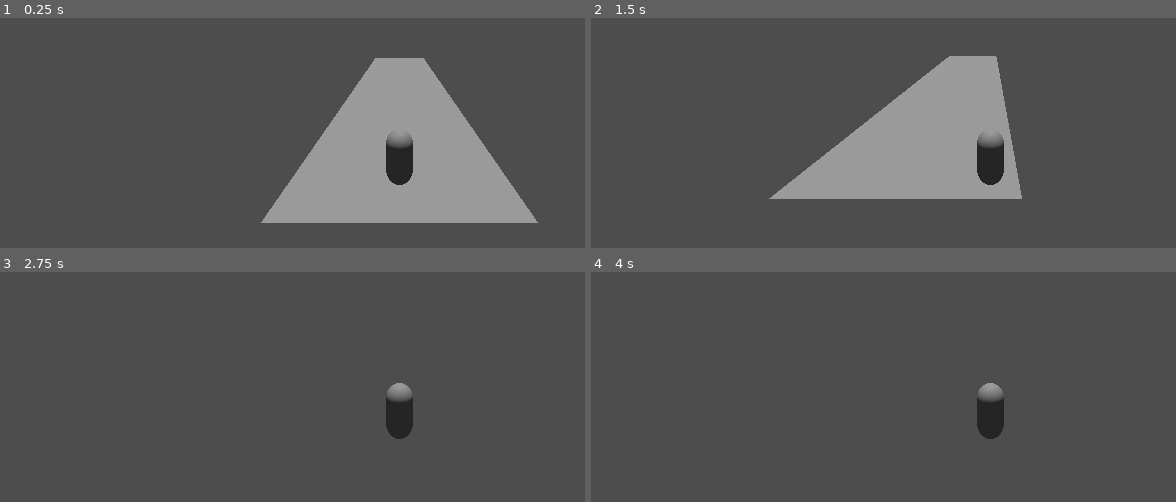
Above: before the commit, frames 1-4 (two rows, left to right).
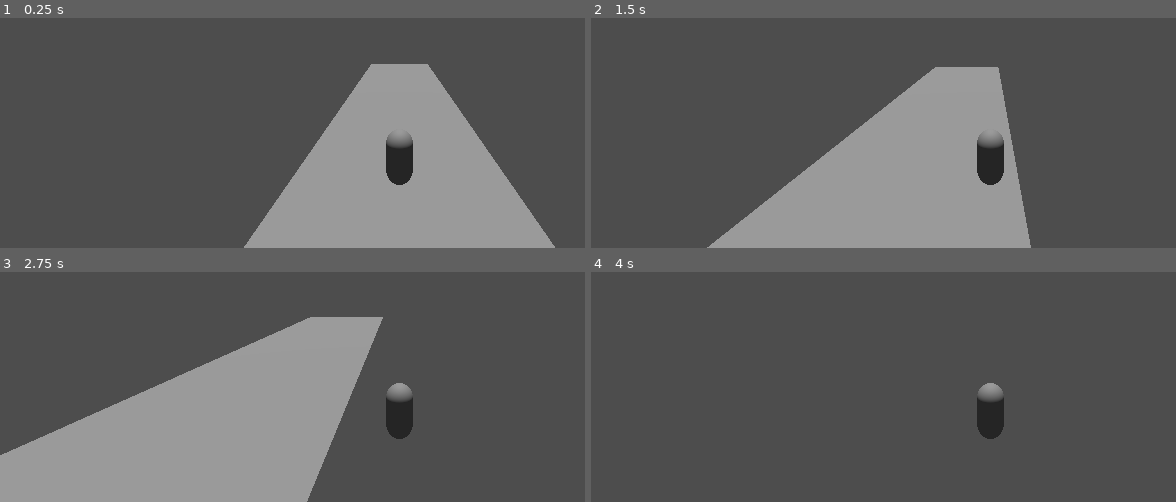
Above: after the commit, the same moments.

Repository: XiniDev/AutoScroller
Game: Godot game, scene res://level.tscn
The game is run twice, just before and just after one commit, with the same random seed, the same clock (stepped at 60 frames per second) and the same inputs.
Inputs:
- Up to frame 1 (0.25 s): no input
- Up to frame 2 (1.5 s): hold D (move_right) 0.53-1.28 s; tap Space (jump) at 0.77 s; hold S (move_backwards) from 1.28 s (still down)
- Up to frame 3 (2.75 s): tap Space (jump) at 1.52 s; release S (move_backwards) at 2.03 s; hold D (move_right) from 2.03 s (still down)
- Up to frame 4 (4 s): release D (move_right) at 2.78 s; hold W (move_forwards) 2.78-3.53 s; tap Space (jump) at 3.02, 3.77 s; hold A (move_left) from 3.53 s (still down)

The runs differ from the first frame. In frame 1, 5.7% of the frame differs, in the area x 41-95%, y 17-100%; in frame 2, 11%; in frame 3, 31%, in the area x 0-66%, y 19-100%; in frame 4, less than 0.1%.

Commit message:
Added Autowalking
Moves constantly down the z axis

Diff:
--- a/level.tscn
+++ b/level.tscn
@@ -27,4 +27,4 @@
 shape = SubResource("ConvexPolygonShape3D_3ec7s")
 
 [node name="Player" parent="." instance=ExtResource("1_fj3ey")]
-transform = Transform3D(1, 0, 0, 0, 1, 0, 0, 0, 1, 0, 2.51818, 24.5687)
+transform = Transform3D(1, 0, 0, 0, 1, 0, 0, 0, 1, 0, 2.51818, -17.7626)
--- a/player.gd
+++ b/player.gd
@@ -19,13 +19,15 @@
 
 	# Get the input direction and handle the movement/deceleration.
 	# As good practice, you should replace UI actions with custom gameplay actions.
-	var input_dir = Input.get_vector("move_left", "move_right", "move_forwards", "move_backwards")
+	var input_dir = Input.get_vector("move_right","move_left", "move_forwards", "move_backwards")
 	var direction = (transform.basis * Vector3(input_dir.x, 0, input_dir.y)).normalized()
 	if direction:
 		velocity.x = direction.x * SPEED
-		velocity.z = direction.z * SPEED
+		#velocity.z = direction.z * SPEED
 	else:
 		velocity.x = move_toward(velocity.x, 0, SPEED)
-		velocity.z = move_toward(velocity.z, 0, SPEED)
+		#velocity.z = move_toward(velocity.z, 0, SPEED)
 
+	# Move automatically towards the end goal
+	velocity.z = SPEED
 	move_and_slide()
--- a/player.tscn
+++ b/player.tscn
@@ -17,7 +17,7 @@
 shape = SubResource("ConvexPolygonShape3D_wg3oo")
 
 [node name="Camera3D" type="Camera3D" parent="."]
-transform = Transform3D(1, 0, 0, 0, 1, 0, 0, 0, 1, 0, 5, 11)
+transform = Transform3D(-1, 0, -8.74228e-08, 0, 1, 0, 8.74228e-08, 0, -1, 0, 5, -11)
 near = 0.092
 
 [node name="RayCast3D" type="RayCast3D" parent="Camera3D"]
